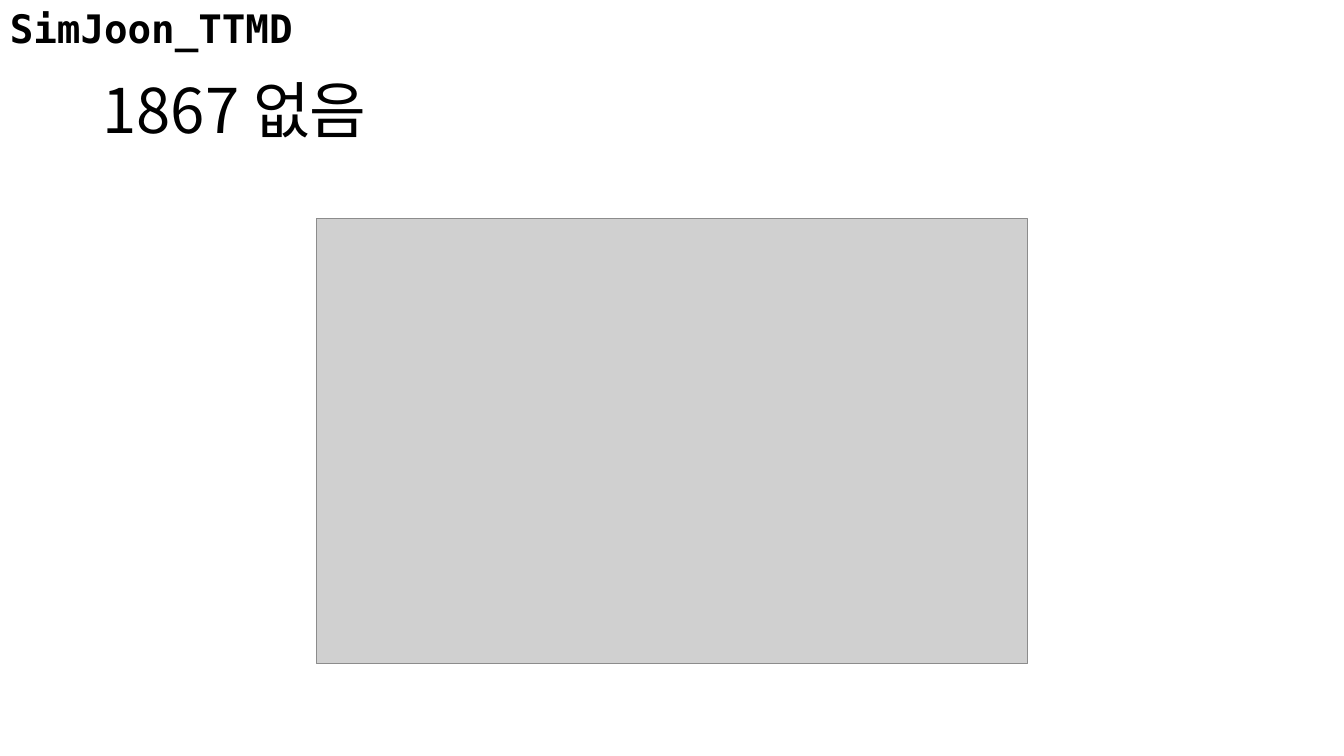
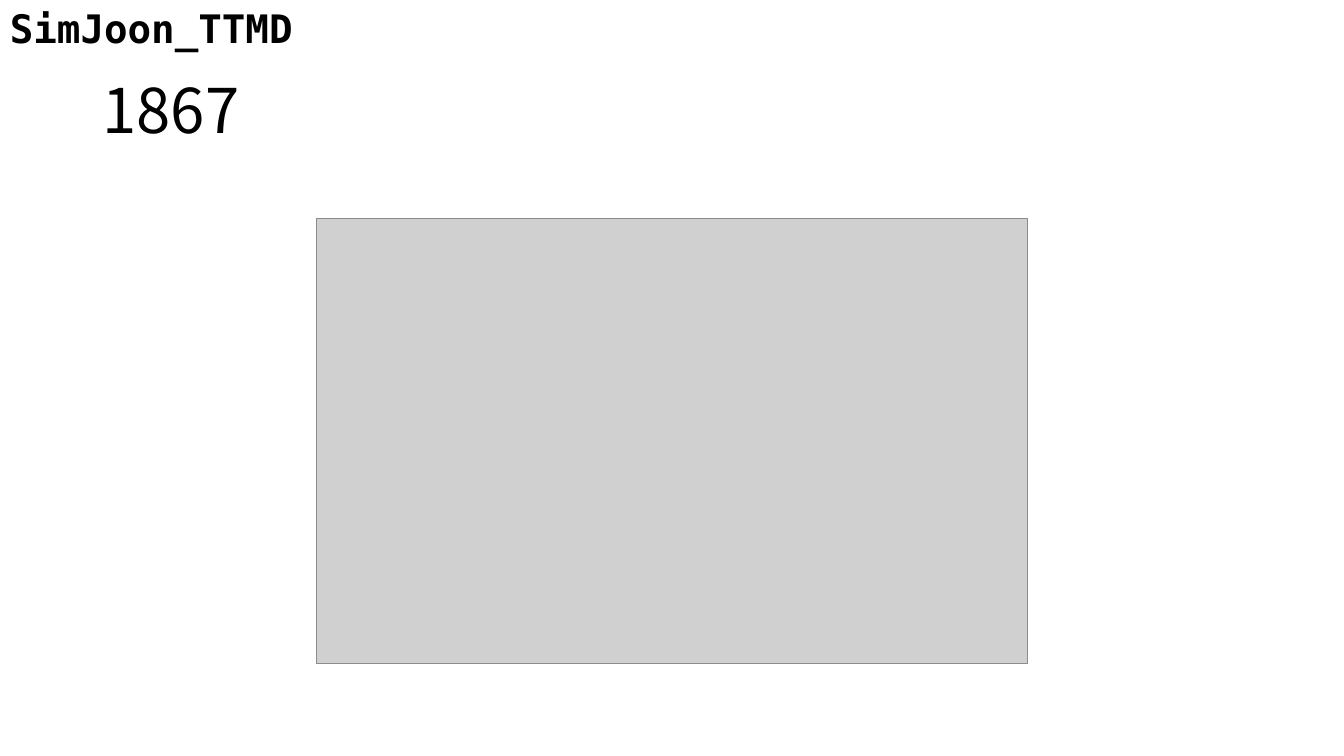
Before and after one commit to JoonSimJoon/2021_SHARC_Sunrin, a slide deck: slide 2 of 2021-1st/20210331/2021_03_31.pptx. Drawn at 1344x756 pixels with LibreOffice and Linux fonts; fonts in the diff are those of the drawing; grey boxes stand for pictures. Boxes give left, top, right and bottom in pixels: in the first picture for what was removed or moved away, otherwise in the second. Text is boxed around its words. In the diff, an @@ line names an element or a change of style, - is before the commit and + after.

Commit message:
20210328

```diff
--- a/2021-1st/20210331/2021_03_31.pptx
+++ b/2021-1st/20210331/2021_03_31.pptx
@@ title at (x1=102, y1=87, x2=239, y2=134): text changed @@
-1867 없음
+1867
```
